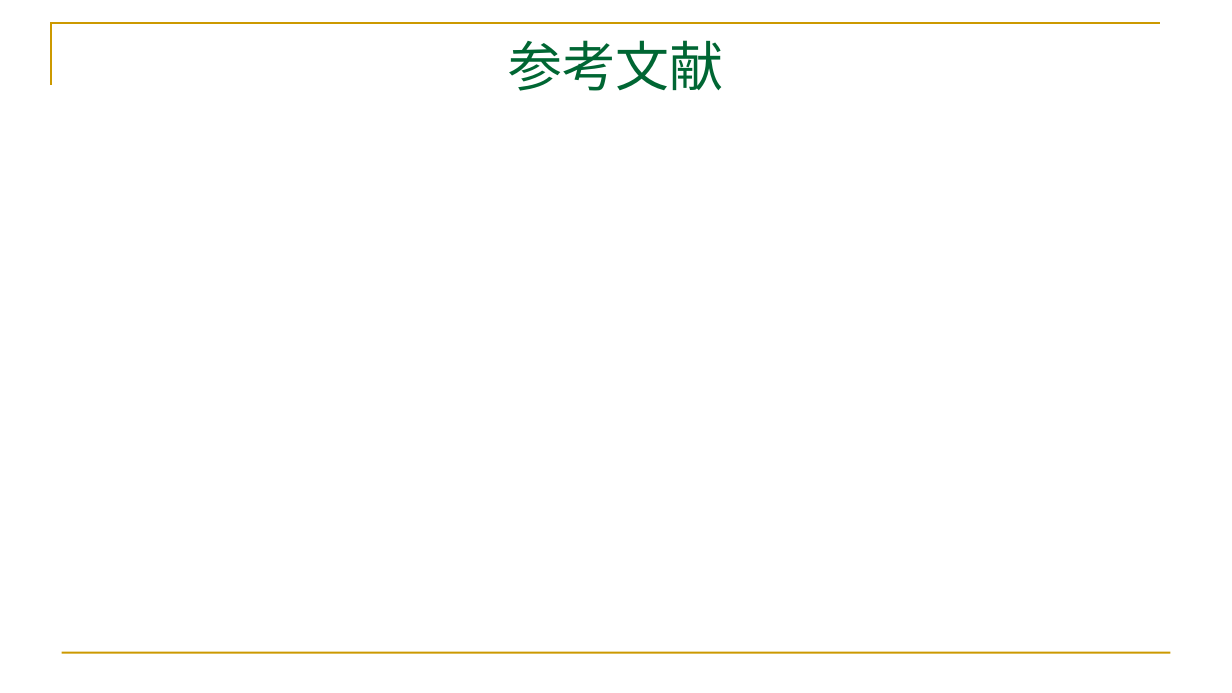
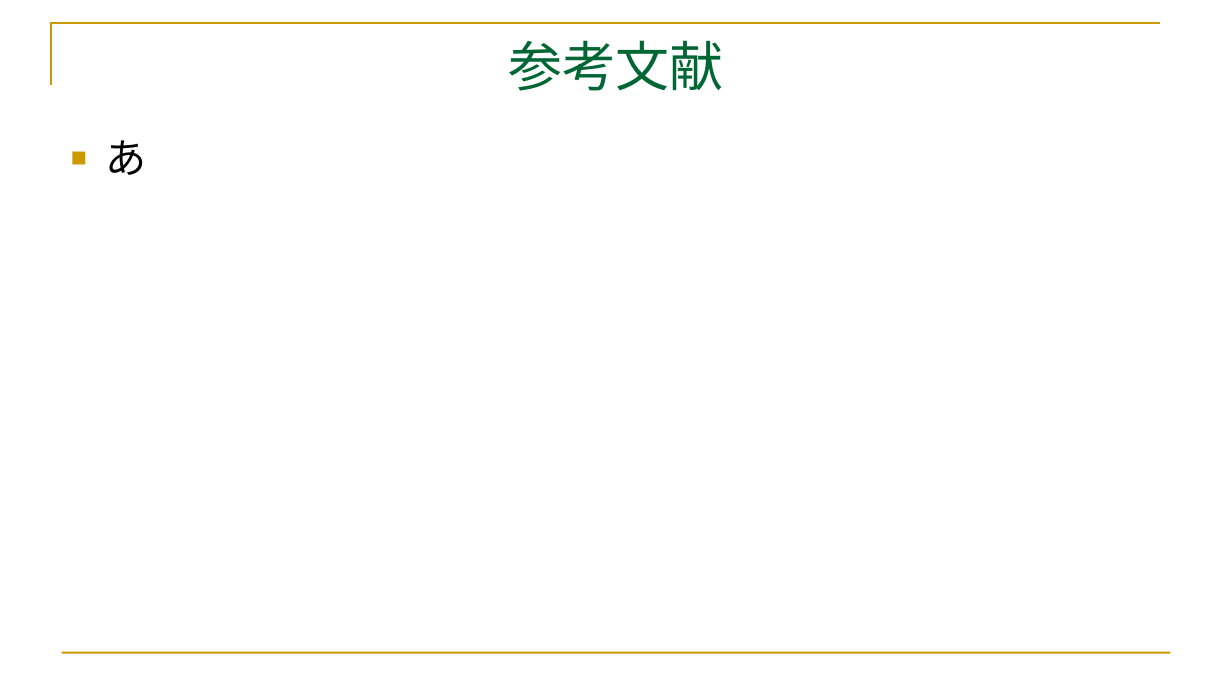
Before and after one commit to mei-517/GoogleColab, a slide deck: slide 4 of GoogleColab.part3.pptx. Drawn at 1232x693 pixels with LibreOffice and Linux fonts; fonts in the diff are those of the drawing. Boxes give left, top, right and bottom in pixels: in the first picture for what was removed or moved away, otherwise in the second. Text is boxed around its words. In the diff, an @@ line names an element or a change of style, - is before the commit and + after.

```diff
--- a/GoogleColab.part3.pptx
+++ b/GoogleColab.part3.pptx
@@ text added at (105,140,146,175), 32 pt, text #000000 @@
+■ あ
```
Also in this commit, not shown: 1 other slide changed, 1 other file.
